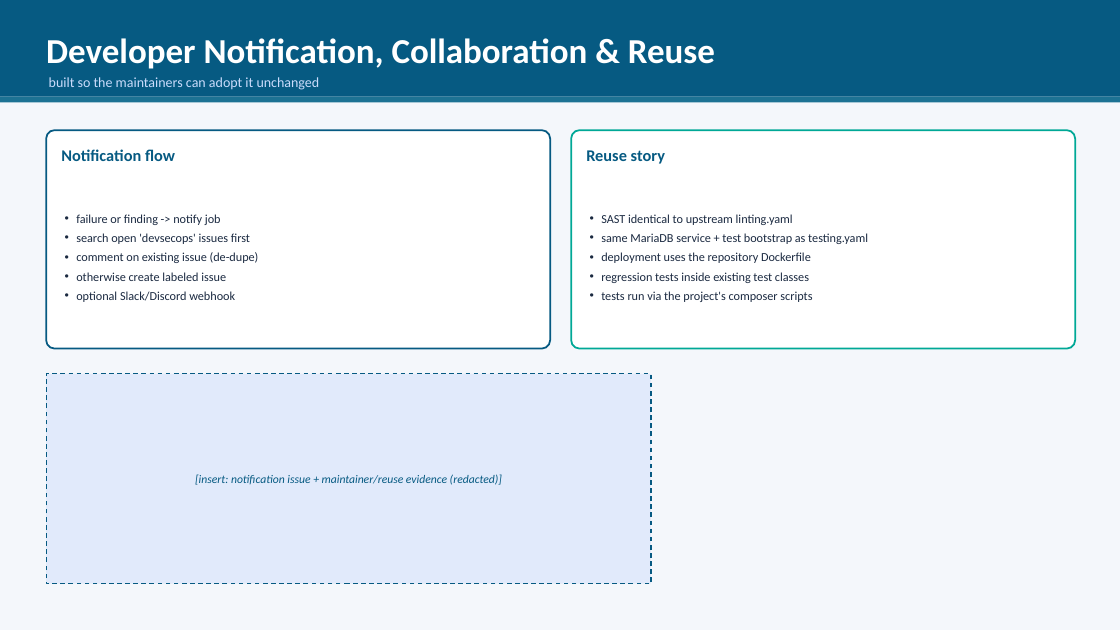
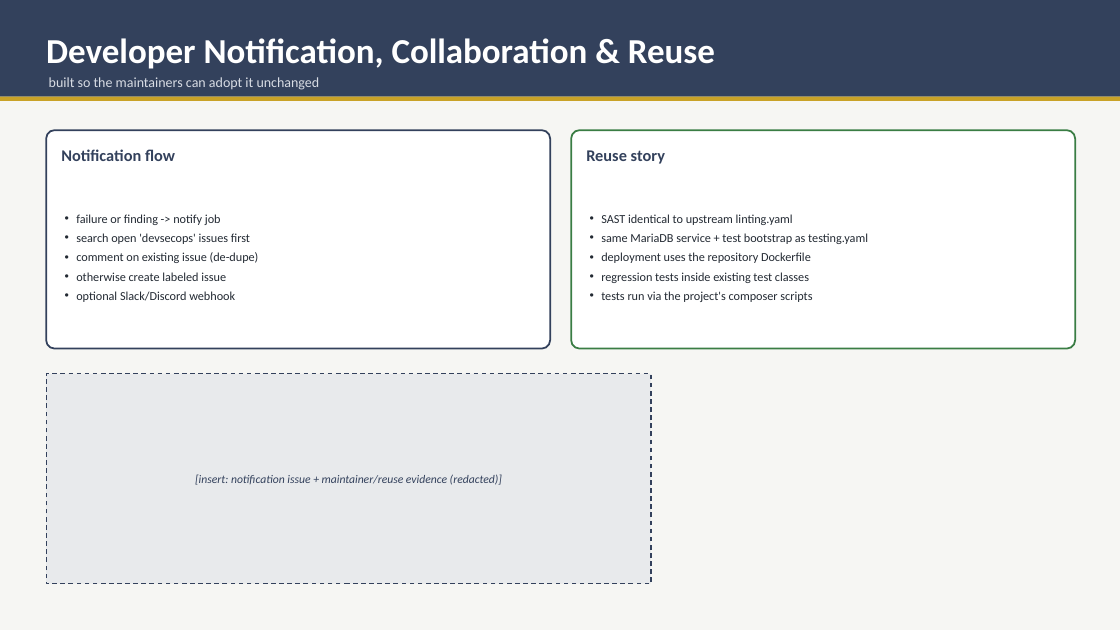
Before and after one commit to kimai/kimai, a slide deck: slide 8 of devsecops/deliverables/DevSecOps_Slides.pptx. Drawn at 1120x630 pixels with LibreOffice and Linux fonts; fonts in the diff are those of the drawing. Boxes give left, top, right and bottom in pixels: in the first picture for what was removed or moved away, otherwise in the second. Text is boxed around its words. In the diff, an @@ line names an element or a change of style, - is before the commit and + after.

```diff
--- a/devsecops/deliverables/DevSecOps_Slides.pptx
+++ b/devsecops/deliverables/DevSecOps_Slides.pptx
@@ rectangle at [0, 0, 1120, 630]: fill #F4F7FB to #F6F6F3 @@
@@ rectangle at [0, 0, 1120, 97]: fill #065A82 to #33415C @@
@@ text "built so the maintainers can ..." at [49, 77, 320, 90]: text colour #CADCFC to #D8DCE4 @@
@@ rectangle at [0, 97, 1120, 101]: fill #1C7293 to #C9A227 @@
@@ rounded rectangle at [46, 130, 550, 349]: outline #065A82 1.5 pt to #33415C 1.5 pt @@
@@ rounded rectangle at [571, 130, 1075, 349]: outline #00A896 1.5 pt to #3A7D44 1.5 pt @@
@@ rectangle at [46, 374, 651, 584]: fill #CADCFC at 45% opacity to #D8DCE4 at 45% opacity; outline #065A82 1 pt dashed to #33415C 1 pt dashed @@
@@ text colour #065A82 to #33415C in 3 elements at [61, 149, 175, 161], [586, 150, 665, 164], [195, 474, 502, 485] @@
```
Also in this commit, not shown: 8 other slides changed.
